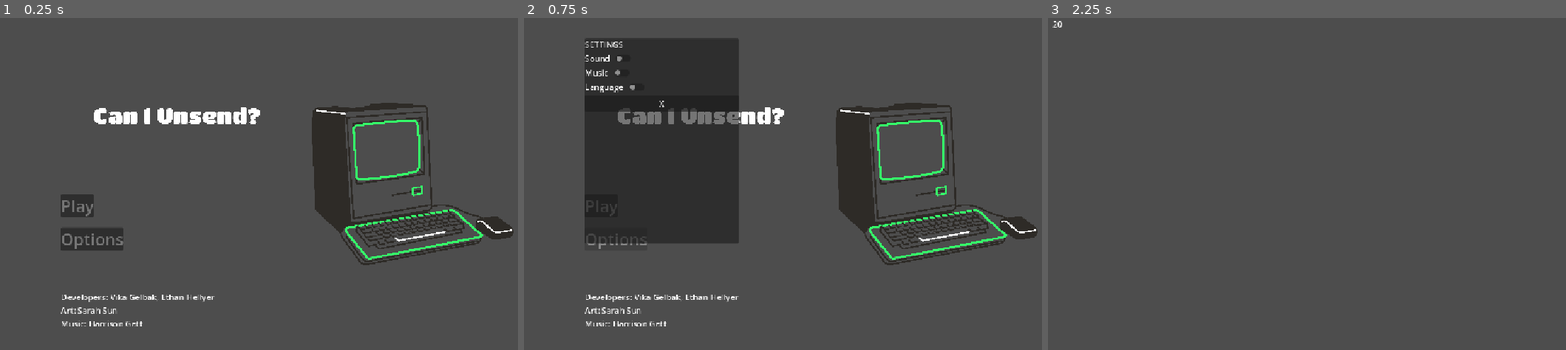
Above: before the commit, frames 1-3 (left to right).
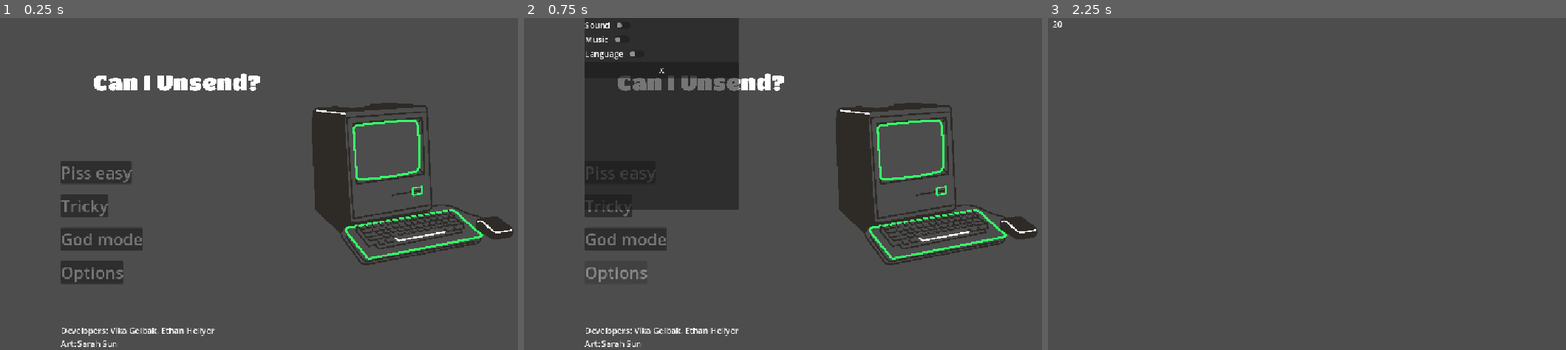
Above: after the commit, the same moments.

Repository: Vikociraptor/can_i_unsend
Game: Godot game, scene res://MainMenu.tscn
Same seed, same stepped clock (60 frames per second), same inputs: the game is played once before the commit and once after it.
Inputs (mouse positions are in pixels of both pictures, inside the frame that each line leads up to; where the layout moved, square brackets give the same spot in the first picture):
- Up to frame 1 (0.25 s): no input
- Up to frame 2 (0.75 s): click (617, 273) [617, 240] at 0.5 s
- Up to frame 3 (2.25 s): click "X" at 1.25 s; click (1125, 207) at 2.02 s

The runs differ from the first frame. In frame 1, 5.0% of the frame differs, in the area x 11-51%, y 16-100%; in frame 2, 7.3%, in the area x 11-51%, y 0-100%; in frame 3, nothing differs.

Commit message:
Change number of minigames based on difficulty selected

Diff:
--- a/MainMenu.tscn
+++ b/MainMenu.tscn
@@ -37,13 +37,41 @@
 theme_override_constants/separation = 20
 alignment = 1
 
-[node name="Play" type="Label" parent="HBoxContainer/VBoxContainer/VBoxContainer" unique_id=1888398657]
+[node name="Easy" type="Label" parent="HBoxContainer/VBoxContainer/VBoxContainer" unique_id=1888398657]
 layout_mode = 2
 size_flags_horizontal = 0
 theme_override_font_sizes/font_size = 32
-text = "Play"
+text = "Piss easy"
 
-[node name="Button" type="Button" parent="HBoxContainer/VBoxContainer/VBoxContainer/Play" unique_id=1793623236]
+[node name="Button" type="Button" parent="HBoxContainer/VBoxContainer/VBoxContainer/Easy" unique_id=1793623236]
+layout_mode = 1
+anchors_preset = 15
+anchor_right = 1.0
+anchor_bottom = 1.0
+grow_horizontal = 2
+grow_vertical = 2
+
+[node name="Medium" type="Label" parent="HBoxContainer/VBoxContainer/VBoxContainer" unique_id=1737439307]
+layout_mode = 2
+size_flags_horizontal = 0
+theme_override_font_sizes/font_size = 32
+text = "Tricky"
+
+[node name="Button" type="Button" parent="HBoxContainer/VBoxContainer/VBoxContainer/Medium" unique_id=56286294]
+layout_mode = 1
+anchors_preset = 15
+anchor_right = 1.0
+anchor_bottom = 1.0
+grow_horizontal = 2
+grow_vertical = 2
+
+[node name="Hard" type="Label" parent="HBoxContainer/VBoxContainer/VBoxContainer" unique_id=1753785787]
+layout_mode = 2
+size_flags_horizontal = 0
+theme_override_font_sizes/font_size = 32
+text = "God mode"
+
+[node name="Button" type="Button" parent="HBoxContainer/VBoxContainer/VBoxContainer/Hard" unique_id=625390190]
 layout_mode = 1
 anchors_preset = 15
 anchor_right = 1.0
@@ -130,6 +158,8 @@
 layout_mode = 2
 text = "X"
 
-[connection signal="pressed" from="HBoxContainer/VBoxContainer/VBoxContainer/Play/Button" to="." method="_on_play_button_pressed"]
+[connection signal="pressed" from="HBoxContainer/VBoxContainer/VBoxContainer/Easy/Button" to="." method="_on_easy_pressed"]
+[connection signal="pressed" from="HBoxContainer/VBoxContainer/VBoxContainer/Medium/Button" to="." method="_on_medium_pressed"]
+[connection signal="pressed" from="HBoxContainer/VBoxContainer/VBoxContainer/Hard/Button" to="." method="_on_hard_pressed"]
 [connection signal="pressed" from="HBoxContainer/VBoxContainer/VBoxContainer/Options/Button" to="." method="_on_options_button_pressed"]
 [connection signal="pressed" from="OptionsPanel/VBoxContainer/Button" to="." method="_on_close_button_pressed"]
--- /dev/null
+++ b/game_settings.gd
@@ -0,0 +1,10 @@
+extends Node
+
+#Number of minigames per round
+const MODES := {
+	"easy": 1,
+	"medium": 2,
+	"hard": 3,
+}
+
+var minigame_count := 2 #default for isolated scene testing
--- a/main_game_loop.gd
+++ b/main_game_loop.gd
@@ -1,7 +1,6 @@
 extends Node2D
 
 @export var all_minigames: Array[PackedScene] = []
-@export var minigame_count := 2
 @export var spawn_positions: Array[Vector2] = [
 	Vector2(40, 40), Vector2(600, 40), Vector2(40, 330), Vector2(600, 330)
 ]
@@ -28,6 +27,7 @@
 var placed_minigames: Array[Node2D] = []
 
 func _ready() -> void:
+	var minigame_count = GameSettings.minigame_count
 	available_words = words.duplicate()
 	available_words.shuffle()
 	var selected: Array[PackedScene] = all_minigames.duplicate()
@@ -46,9 +46,7 @@
 
 	names.shuffle()
 	code_order = names
-	intro_label.text = "Type the result of %s and %s to stop the email send." % [
-		", ".join(PackedStringArray(names.slice(0, -1))), names[-1]
-	]
+	intro_label.text = "Type the result of %s to stop the email send." % _join_names(names)
 	intro_label.z_index = 10
 
 	await get_tree().create_timer(intro_duration).timeout
@@ -68,6 +66,12 @@
 			for minigame in placed_minigames:
 				if is_instance_valid(minigame):
 					minigame.game.levelLost = true
+
+#Correct wording for label based on number of minigames
+func _join_names(names: Array[String]) -> String:
+	if names.size() == 1:
+		return names[0]
+	return ", ".join(PackedStringArray(names.slice(0, -1))) + " and " + names[-1]
 
 func place_minigame(minigame: Node2D) -> void:
 	minigame.finished.connect(_on_minigame_finished.bind(minigame), CONNECT_ONE_SHOT)
--- a/main_menu.gd
+++ b/main_menu.gd
@@ -1,8 +1,17 @@
 extends MarginContainer
 
-func _on_play_button_pressed() -> void:
+func _start_game(mode: String) -> void:
+	GameSettings.minigame_count = GameSettings.MODES[mode]
 	get_tree().change_scene_to_file("res://MainGameLoop.tscn")
 
+func _on_easy_pressed() -> void:
+	_start_game("easy")
+
+func _on_medium_pressed() -> void:
+	_start_game("medium")
+
+func _on_hard_pressed() -> void:
+	_start_game("hard")
 
 func _on_options_button_pressed() -> void:
 	$OptionsPanel.show()
--- a/project.godot
+++ b/project.godot
@@ -14,6 +14,10 @@
 run/main_scene="uid://b51456v01gsi4"
 config/features=PackedStringArray("4.7", "GL Compatibility")
 config/icon="res://icon.svg"
+
+[autoload]
+
+GameSettings="*uid://lrnwo5anltlm"
 
 [display]
 
Not shown, added: game_settings.gd.uid
